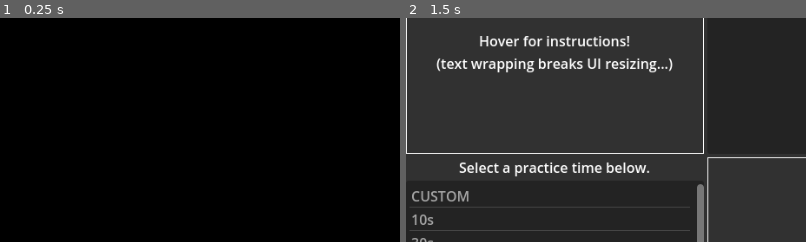
Above: before the commit, frames 1-2 (left to right).
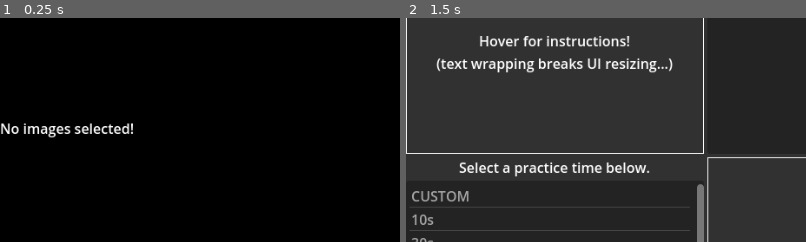
Above: after the commit, the same moments.

Repository: wuemily2/sketch-practice-assistant-godot
Game: Godot game, scene res://Windows/CyclerWindow/CyclerWindowBase.tscn
Two runs of this game, one before a commit and one after it. Both use one fixed random seed, a clock stepped at 60 frames per second and the inputs below. This scene is started directly instead of the project's main scene.
Inputs:
- Up to frame 1 (0.25 s): no input
- Up to frame 2 (1.5 s): click "<- Back" at 0.5 s; click "Remove selected below" at 1.25 s
The pictures show only the part of the screen within x 0-50%, y 24-73%; the shares and areas given below are measured in that part.

The runs differ from the first frame. In frame 1, 0.9% of the frame differs, in the area x 0-34%, y 46-54%; in frame 2, nothing differs.
Error before the commit: Invalid access of index '0' on a base object of type: 'Array'. (res://Windows/CyclerWindow/CyclerWindowBase.gd:26)

Commit message:
Fix Image name checking and failed removal bug

Diff:
--- a/Windows/ConfigurationWindow/ConfigMainWindow.tscn
+++ b/Windows/ConfigurationWindow/ConfigMainWindow.tscn
@@ -118,6 +118,7 @@
 layout_mode = 2
 size_flags_vertical = 3
 size_flags_stretch_ratio = 9.0
+select_mode = 1
 
 [node name="FileDialog" type="FileDialog" parent="Content/TopHalf/DirOptionsVBox"]
 mode = 2
@@ -204,6 +205,7 @@
 
 [connection signal="value_changed" from="Content/TopHalf/DirOptionsVBox/DirOptionsButtons/DepthSpinBox" to="Content" method="_on_depth_spin_box_value_changed"]
 [connection signal="pressed" from="Content/TopHalf/DirOptionsVBox/DirOptionsButtons/FileDialogPopUpButton" to="Content/TopHalf/DirOptionsVBox" method="_on_file_dialog_pop_up_button_pressed"]
+[connection signal="pressed" from="Content/TopHalf/DirOptionsVBox/DirOptionsButtons/RemovalButton" to="Content/TopHalf/DirOptionsVBox" method="_on_removal_button_pressed"]
 [connection signal="dir_selected" from="Content/TopHalf/DirOptionsVBox/FileDialog" to="Content/TopHalf/DirOptionsVBox/FileSelectList" method="_on_file_dialog_dir_selected"]
 [connection signal="file_selected" from="Content/TopHalf/DirOptionsVBox/FileDialog" to="Content/TopHalf/DirOptionsVBox/FileSelectList" method="_on_file_dialog_file_selected"]
 [connection signal="value_changed" from="Content/BottomHalf/TimeSelectMenu/CustomTimeBox/TimeBox" to="Content/BottomHalf/TimeSelectMenu" method="_on_time_box_value_changed"]
--- a/Windows/ConfigurationWindow/DepthSpinBox.gd
+++ b/Windows/ConfigurationWindow/DepthSpinBox.gd
@@ -5,8 +5,3 @@
 func _ready():
 	# Get any existing settings
 	self.value = SettingsManager.depth
-
-
-# Called every frame. 'delta' is the elapsed time since the previous frame.
-func _process(delta):
-	pass
--- a/Windows/ConfigurationWindow/DirOptionsVBox.gd
+++ b/Windows/ConfigurationWindow/DirOptionsVBox.gd
@@ -9,3 +9,6 @@
 
 func _on_file_dialog_pop_up_button_pressed():
 	$FileDialog.show()
+
+func _on_removal_button_pressed():
+	$FileSelectList.remove_entries($FileSelectList.get_selected_items())
--- a/Windows/ConfigurationWindow/FileSelectList.gd
+++ b/Windows/ConfigurationWindow/FileSelectList.gd
@@ -42,7 +42,7 @@
 	index_array = PackedInt32Array(index_array)
 	index_array.sort() # Sort ascending
 	# Remove objects while accounting for shifts in index
-	for i in range(index_array.size):
+	for i in range(index_array.size()):
 		remove_entry(index_array[i] - i)
 
 func get_entries():
--- a/Windows/CyclerWindow/CyclerWindowBase.gd
+++ b/Windows/CyclerWindow/CyclerWindowBase.gd
@@ -23,6 +23,9 @@
 	self.size.y = get_viewport().size.y
 
 func load_image():
+	if images_to_cycle.size() == 0:
+		$ImageStack/Label.text = "No images selected!"
+		return
 	var image_path:String = images_to_cycle[current_image]
 	var image = Image.load_from_file(image_path)
 	if image != null:
@@ -56,15 +59,12 @@
 func _on_cycler_bottom_bar_toggle_transparent_off():
 	set_opaque_window()
 
-
-
-
 func _on_cycler_bottom_bar_timeout():
 	go_to_next()
 
 func go_to_next():
 	current_image = current_image + 1
-	if current_image >= images_to_cycle.size:
+	if current_image >= images_to_cycle.size():
 		current_image = 0
 	load_image()
 
--- a/Windows/CyclerWindow/CyclerWindowBase.tscn
+++ b/Windows/CyclerWindow/CyclerWindowBase.tscn
@@ -60,6 +60,8 @@
 layout_mode = 2
 size_flags_vertical = 3
 size_flags_stretch_ratio = 8.0
+expand_mode = 1
+stretch_mode = 5
 
 [node name="BottomBarStack" type="PanelContainer" parent="."]
 layout_mode = 2
--- a/settings_manager.gd
+++ b/settings_manager.gd
@@ -5,7 +5,7 @@
 enum {FILE, DIR} # Enums are ints.
 var timer_base_time = 300 + 1
 var depth = 10
-var accepted_image_extensions = [".jpg", ".jpeg", ".webp", ".png"]
+var accepted_image_extensions = ["jpg", "jpeg", "webp", "png"]
 
 func set_base_time(time:int):
 	timer_base_time = time + 1 # spend 1 second showing the actual {time}
@@ -13,11 +13,13 @@
 func is_valid_image(filename:String):
 	return accepted_image_extensions.has(filename.get_extension().to_lower())
 
-func get_all_images_by_depth(directory:String, depth:int):
+func get_all_images_by_depth(directory:String, cur_depth:int):
+	#print(directory)
 	var dir_list = []
 	var images_list = []
 	var dir = DirAccess.open(directory)
 	if dir:
+		#print("Accessed DIR!")
 		dir.list_dir_begin()
 		var file_name = dir.get_next()
 		while file_name != "":
@@ -31,10 +33,12 @@
 	else:
 		return []
 
+	#print(dir_list)
+
 	if depth > 0:
 		for nested_dir in dir_list:
 			images_list.append_array(
-				get_all_images_by_depth(nested_dir, depth - 1))
+				get_all_images_by_depth(nested_dir, cur_depth - 1))
 
 	return images_list
 
@@ -44,8 +48,9 @@
 	for file_object_tuple in file_array:
 		var type = file_object_tuple[1]
 		var file_path = file_object_tuple[0]
-		if type == FILE and is_valid_image(file_path.get_file()):
-			images_list.append(file_path)
+		if type == FILE:
+			if is_valid_image(file_path.get_file()):
+				images_list.append(file_path)
 		else:
 			images_list.append_array(get_all_images_by_depth(file_path, depth))
 	return images_list
